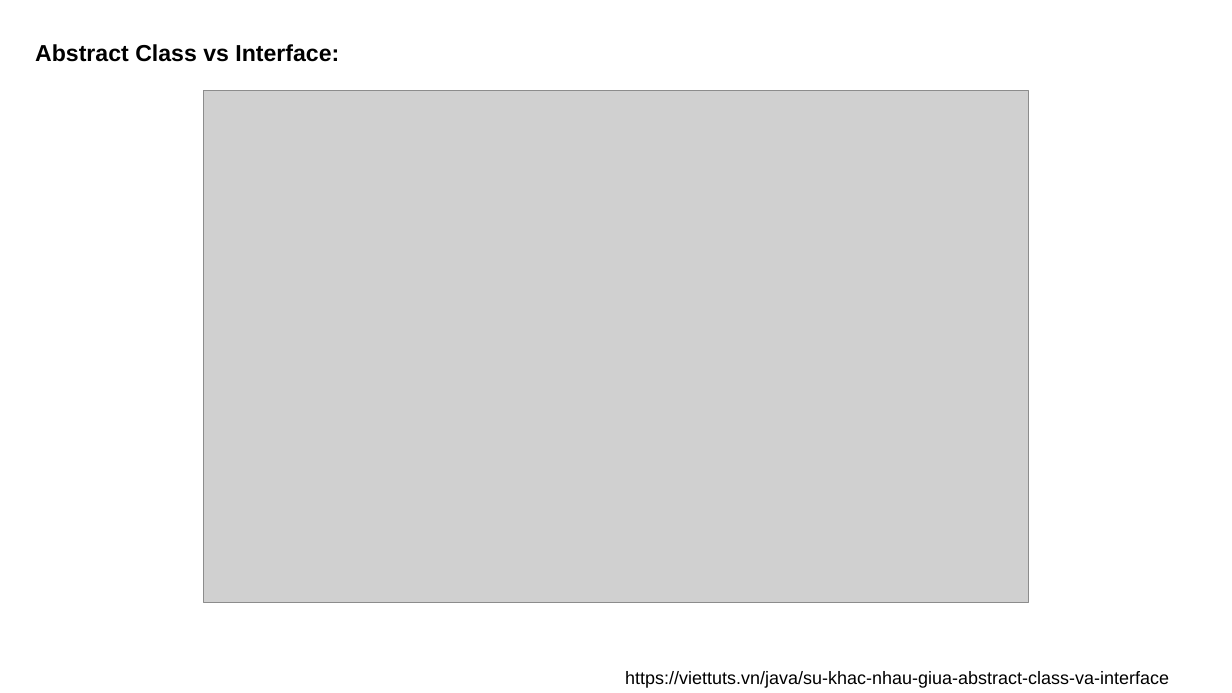
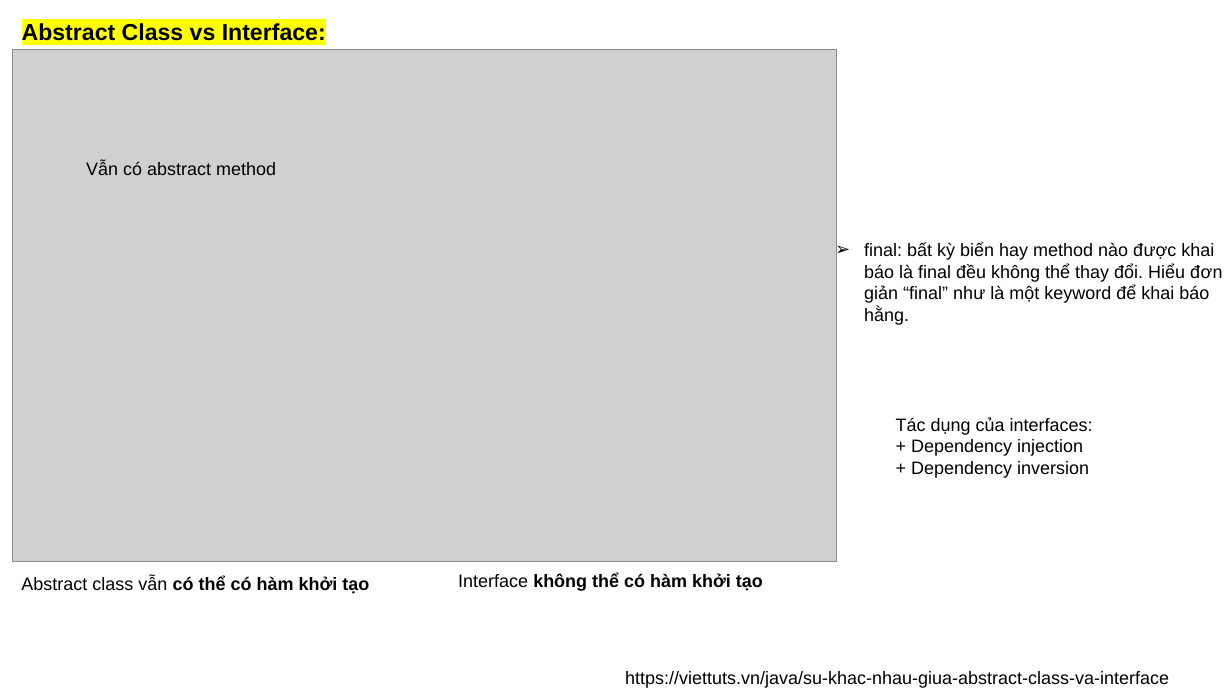
Before and after one commit to phankhacdien/BackEnd-Web-Dev-Study, a slide deck: slide 23 of DOC/1, Java Core/2. Java Basic _ OOP/Java_OOPs.pptx. Drawn at 1232x693 pixels with LibreOffice and Linux fonts; fonts in the diff are those of the drawing; grey boxes stand for pictures. Boxes give left, top, right and bottom in pixels: in the first picture for what was removed or moved away, otherwise in the second. Text is boxed around its words. In the diff, an @@ line names an element or a change of style, - is before the commit and + after.

Commit message:
Index Updated, DependencyInjectionTest code

```diff
--- a/DOC/1, Java Core/2. Java Basic _ OOP/Java_OOPs.pptx
+++ b/DOC/1, Java Core/2. Java Basic _ OOP/Java_OOPs.pptx
@@ text "Abstract Class vs Interface:": place and size @@
-text "Abstract Class vs Interface:" at [35, 44, 339, 62]
+text "Abstract Class vs Interface:" at [22, 23, 326, 41]
@@ text "Abstract Class vs Interface:" at [22, 23, 326, 41]: highlight none to #FFFF00 @@
@@ picture: place and size @@
-picture at [204, 91, 1029, 603]
+picture at [12, 50, 836, 562]
@@ text added at [86, 161, 276, 175], 14 pt, text #000000 @@
+Vẫn có abstract method
@@ text added at [864, 242, 1222, 325], 14 pt, text #000000 @@
+➢ final: bất kỳ biến hay method nào được khai báo là final đều không thể thay đổi. Hiểu đơn giản “final” như là một keyword để khai báo hằng.
@@ text added at [896, 417, 1093, 478], 14 pt, text #000000 @@
+Tác dụng của interfaces:
++ Dependency injection
++ Dependency inversion
@@ text added at [21, 576, 369, 594], 14 pt, text #000000, bold @@
+Abstract class vẫn có thể có hàm khởi tạo
@@ text added at [458, 574, 763, 591], 14 pt, text #000000, bold @@
+Interface không thể có hàm khởi tạo
```
Also in this commit, not shown: 16 other slides changed, 25 other files.
